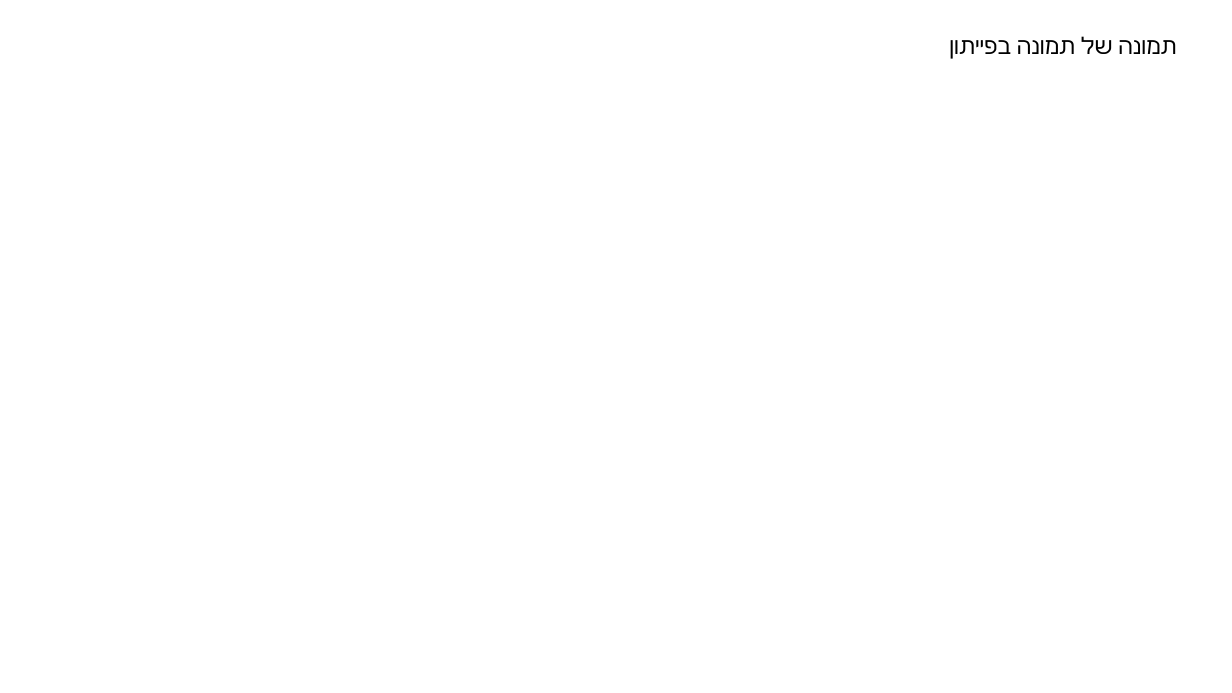
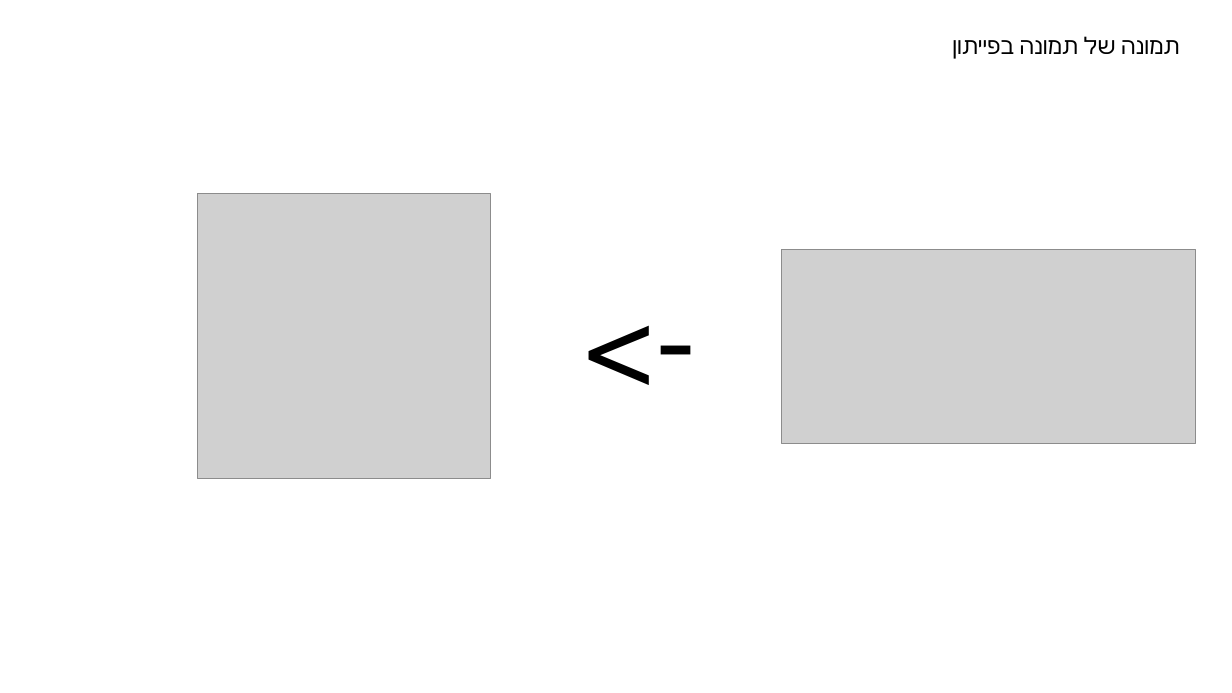
Before and after one commit to benyamindarmoni/Edge-Detection, a slide deck: slide 3 of מצגת.pptx. Drawn at 1232x693 pixels with LibreOffice and Linux fonts; fonts in the diff are those of the drawing; grey boxes stand for pictures. Boxes give left, top, right and bottom in pixels: in the first picture for what was removed or moved away, otherwise in the second. Text is boxed around its words. In the diff, an @@ line names an element or a change of style, - is before the commit and + after.

```diff
--- a/מצגת.pptx
+++ b/מצגת.pptx
@@ picture added at [198,193,491,479] @@
@@ text added at [474,257,706,416], 96 pt, text #000000 @@
+->
@@ picture added at [782,249,1196,444] @@
```
Also in this commit, not shown: 9 other slides changed, 4 slides added, 1 slide removed.
